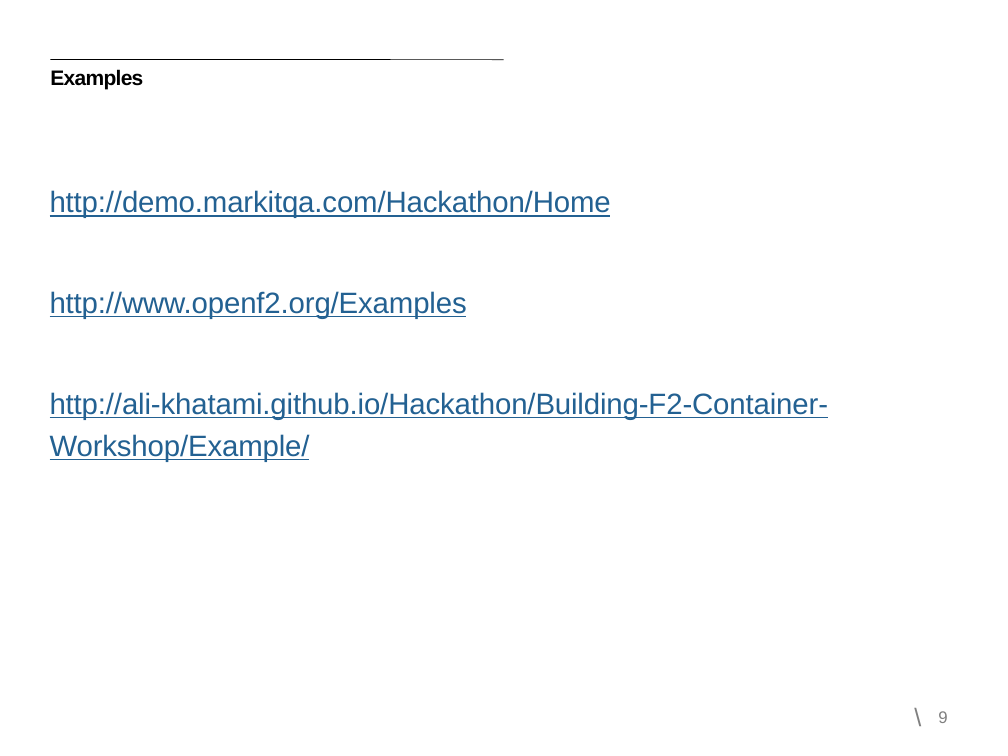
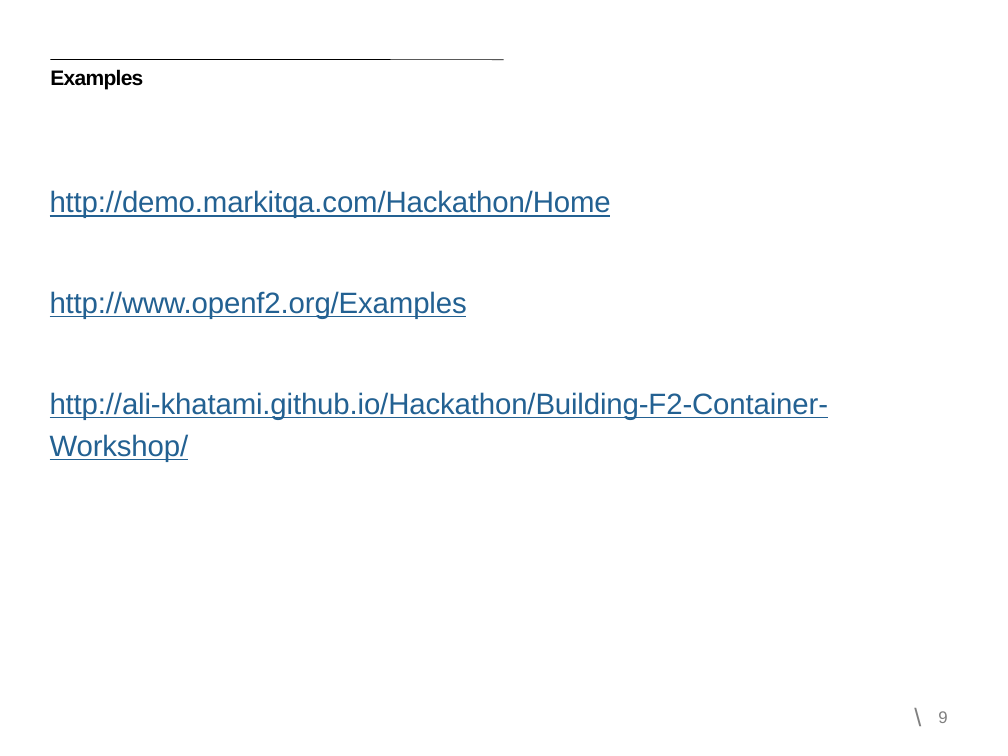
Before and after one commit to Ali-Khatami/Hackathon, a slide deck: slide 9 of Building-F2-Container-Workshop/Building F2 Containers April 11 2013.pptx. Drawn at 1008x756 pixels with LibreOffice and Linux fonts; fonts in the diff are those of the drawing. Boxes give left, top, right and bottom in pixels: in the first picture for what was removed or moved away, otherwise in the second. Text is boxed around its words. In the diff, an @@ line names an element or a change of style, - is before the commit and + after.

Commit message:
Updated powerpoint.

```diff
--- a/Building-F2-Container-Workshop/Building F2 Containers April 11 2013.pptx
+++ b/Building-F2-Container-Workshop/Building F2 Containers April 11 2013.pptx
@@ text at <box>50,392,829,461</box>: text changed @@
-http://ali-khatami.github.io/Hackathon/Building-F2-Container-Workshop/Example/
+http://ali-khatami.github.io/Hackathon/Building-F2-Container-Workshop/
```
